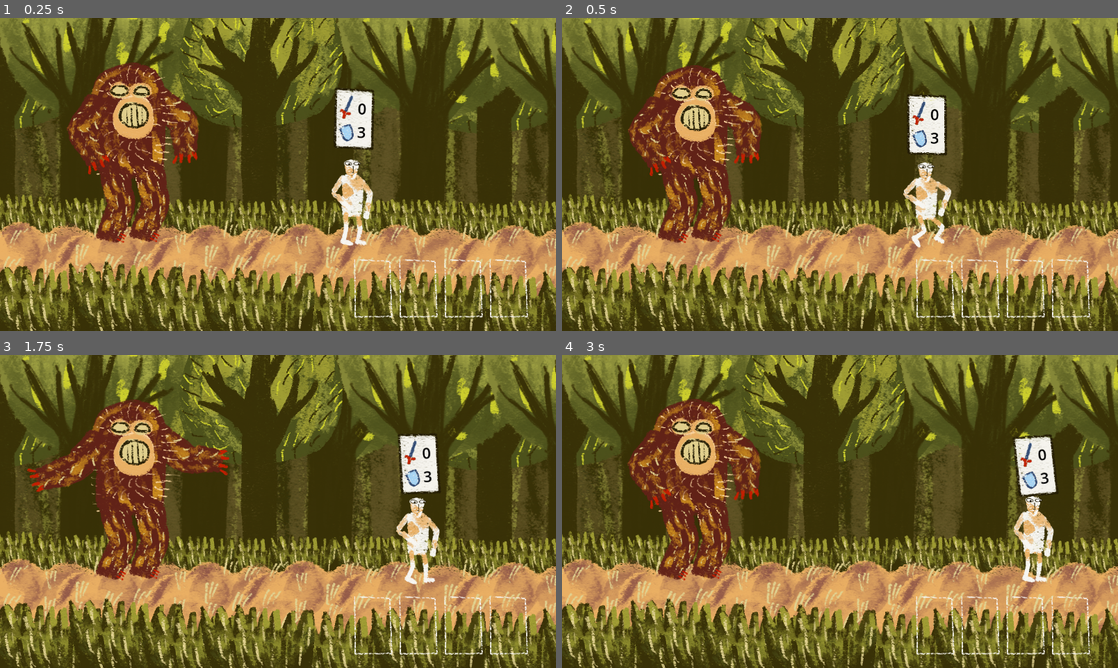
Above: before the commit, frames 1-4 (two rows, left to right).
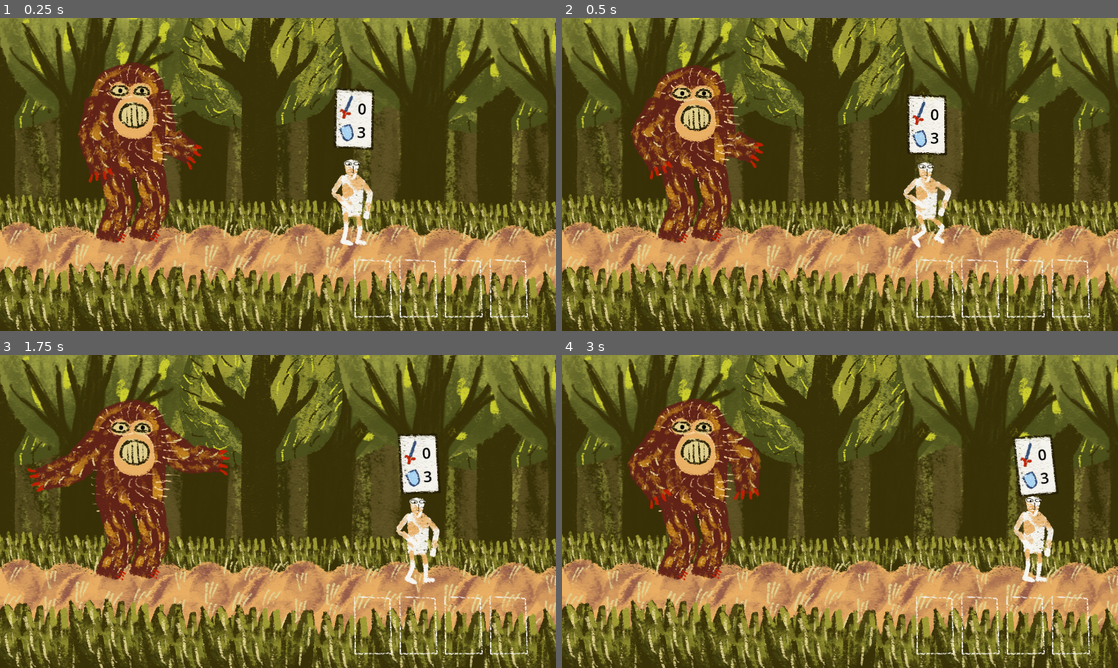
Above: after the commit, the same moments.

Repository: fguillen/The-Forest-Monster-and-the-Cards-Championship
Game: Godot game, scene res://testing/forest.tscn
The game is run twice, just before and just after one commit, with the same random seed, the same clock (stepped at 60 frames per second) and the same inputs.
Inputs (mouse positions are in pixels of both pictures, inside the frame that each line leads up to):
- Up to frame 1 (0.25 s): no input
- Up to frame 2 (0.5 s): no input
- Up to frame 3 (1.75 s): tap Enter (ui_accept) at 0.5, 0.77, 1.52 s; move the mouse to (400, 495) at 0.52 s; hold Right (ui_right) 0.53-1.28 s; click (400, 495) at 0.67 s; move the mouse to (166, 527) at 1.27 s; hold Down (ui_down) from 1.28 s (still down)
- Up to frame 4 (3 s): move the mouse to (895, 442) at 2.02 s; release Down (ui_down) at 2.03 s; hold Right (ui_right) 2.03-2.78 s; move the mouse to (812, 574) at 2.77 s; hold Up (ui_up) from 2.78 s (still down); click (812, 574) at 2.92 s

The runs differ from the first frame. In frame 1, 1.9% of the frame differs, in the area x 12-37%, y 22-53%; in frame 2, 1.6%; in frame 3, less than 0.1%; in frame 4, less than 0.1%.

Commit message:
Monster eyes

Diff:
--- /dev/null
+++ b/actors/MonsterEye.gd
@@ -0,0 +1,31 @@
+class_name MonsterEye
+extends Node2D
+
+@onready var paseants_sensor: Area2D = $PaseantsSensor
+@onready var pupil: Node2D = $Pupil
+@onready var eye_limit_left: Node2D = $EyeLimitLeft
+@onready var eye_limit_right: Node2D = $EyeLimitRight
+@onready var paseant_limit_left: Node2D = $PaseantLimitLeft
+@onready var paseant_limit_right: Node2D = $PaseantLimitRight
+
+
+var paseant_limit_length: float
+
+func _ready():
+	paseant_limit_length = paseant_limit_left.global_position.distance_to(paseant_limit_right.global_position)
+
+
+# Called every frame. 'delta' is the elapsed time since the previous frame.
+func _process(delta):
+	var paseants = paseants_sensor.get_overlapping_bodies() as Array[Node2D]
+	if not paseants.is_empty():
+		var closest_paseant = _closest_node(paseants)
+		var distance_to_paseant_limit_left = paseant_limit_left.global_position.distance_to(closest_paseant.global_position)
+		pupil.global_position = eye_limit_left.global_position.lerp(eye_limit_right.global_position, (distance_to_paseant_limit_left / paseant_limit_length))
+
+
+func _closest_node(nodes: Array[Node2D]) -> Node2D:
+	nodes.sort_custom(func(node):
+		return global_position.distance_squared_to(node.global_position)
+	)
+	return nodes[0]
--- /dev/null
+++ b/actors/monster_eye.tscn
@@ -0,0 +1,34 @@
+[gd_scene load_steps=4 format=3 uid="uid://ddy4qet74njq3"]
+
+[ext_resource type="Script" path="res://actors/MonsterEye.gd" id="1_kilnv"]
+[ext_resource type="Texture2D" uid="uid://dywfopuupnh7q" path="res://assets/monster_parts/monster_pupil.png" id="2_sn2pn"]
+
+[sub_resource type="RectangleShape2D" id="RectangleShape2D_dkufb"]
+size = Vector2(424, 20)
+
+[node name="MonsterEye" type="Node2D"]
+script = ExtResource("1_kilnv")
+
+[node name="Pupil" type="Sprite2D" parent="."]
+position = Vector2(0, -1)
+texture = ExtResource("2_sn2pn")
+
+[node name="EyeLimitLeft" type="Marker2D" parent="."]
+
+[node name="EyeLimitRight" type="Marker2D" parent="."]
+position = Vector2(15, 0)
+
+[node name="PaseantLimitLeft" type="Marker2D" parent="."]
+position = Vector2(-9, 214)
+
+[node name="PaseantLimitRight" type="Marker2D" parent="."]
+position = Vector2(412, 214)
+metadata/_edit_lock_ = true
+
+[node name="PaseantsSensor" type="Area2D" parent="."]
+collision_layer = 0
+collision_mask = 2
+
+[node name="CollisionShape2D" type="CollisionShape2D" parent="PaseantsSensor"]
+position = Vector2(202, 214)
+shape = SubResource("RectangleShape2D_dkufb")
--- a/actors/monster_riggid_3.tscn
+++ b/actors/monster_riggid_3.tscn
@@ -7,6 +7,7 @@
 [ext_resource type="Texture2D" uid="uid://b7g4n8e1fj266" path="res://assets/monster_parts/monster_arm_right.png" id="4_52kak"]
 [ext_resource type="Texture2D" uid="uid://c0c3o7mckqsey" path="res://assets/monster_parts/monster_leg_left.png" id="5_hkef2"]
 [ext_resource type="Texture2D" uid="uid://cn0q77jq5rsgv" path="res://assets/monster_parts/monster_leg_right.png" id="6_2hjfb"]
+[ext_resource type="PackedScene" uid="uid://ddy4qet74njq3" path="res://actors/monster_eye.tscn" id="8_3d5bx"]
 
 [sub_resource type="RectangleShape2D" id="RectangleShape2D_1rinp"]
 size = Vector2(147, 284)
@@ -531,12 +532,23 @@
 length = 40.0
 bone_angle = -88.058
 
+[node name="MonsterEyeRight" parent="Visuals/Polygons/Skeleton2D/Hip/Chest/Head" instance=ExtResource("8_3d5bx")]
+position = Vector2(-22, -13)
+
+[node name="MonsterEyeLeft" parent="Visuals/Polygons/Skeleton2D/Hip/Chest/Head" instance=ExtResource("8_3d5bx")]
+position = Vector2(28, -13)
+
+[node name="PaseantLimitLeft" parent="Visuals/Polygons/Skeleton2D/Hip/Chest/Head/MonsterEyeLeft" index="3"]
+position = Vector2(-60, 214)
+
+[node name="PaseantsSensor" parent="Visuals/Polygons/Skeleton2D/Hip/Chest/Head/MonsterEyeLeft" index="5"]
+position = Vector2(-51, 0)
+
 [node name="ArmRight" type="Bone2D" parent="Visuals/Polygons/Skeleton2D/Hip/Chest"]
 position = Vector2(-74, -86)
-rotation = 0.113623
+rotation = -1.40045
 scale = Vector2(0.999986, 0.999986)
 rest = Transform2D(0.993538, 0.113377, -0.113377, 0.993538, -74, -86)
-metadata/_local_pose_override_enabled_ = true
 
 [node name="ForeArmRight" type="Bone2D" parent="Visuals/Polygons/Skeleton2D/Hip/Chest/ArmRight"]
 position = Vector2(-83.0036, 3.00098)
@@ -545,17 +557,15 @@
 auto_calculate_length_and_angle = false
 length = 60.0
 bone_angle = -180.0
-metadata/_local_pose_override_enabled_ = true
 
 [node name="TipArmRight" type="Node2D" parent="Visuals/Polygons/Skeleton2D/Hip/Chest/ArmRight/ForeArmRight"]
 position = Vector2(-113, 7)
 
 [node name="ArmLeft" type="Bone2D" parent="Visuals/Polygons/Skeleton2D/Hip/Chest"]
 position = Vector2(60, -91)
-rotation = -0.023789
-scale = Vector2(0.99997, 0.99997)
+rotation = 1.19121
+scale = Vector2(0.999966, 0.999966)
 rest = Transform2D(0.999687, -0.023786, 0.023786, 0.999687, 60, -91)
-metadata/_local_pose_override_enabled_ = true
 
 [node name="ForeArmLeft" type="Bone2D" parent="Visuals/Polygons/Skeleton2D/Hip/Chest/ArmLeft"]
 position = Vector2(80.0023, -4.00093)
@@ -565,7 +575,6 @@
 auto_calculate_length_and_angle = false
 length = 60.0
 bone_angle = 0.0
-metadata/_local_pose_override_enabled_ = true
 
 [node name="TipArmLeft" type="Node2D" parent="Visuals/Polygons/Skeleton2D/Hip/Chest/ArmLeft/ForeArmLeft"]
 position = Vector2(68, 0)
@@ -574,7 +583,6 @@
 position = Vector2(-37, 17)
 rotation = 0.205798
 rest = Transform2D(0.978898, 0.204348, -0.204348, 0.978898, -37, 17)
-metadata/_local_pose_override_enabled_ = true
 
 [node name="CalfRight" type="Bone2D" parent="Visuals/Polygons/Skeleton2D/Hip/LegRight"]
 position = Vector2(13, 72.0002)
@@ -583,7 +591,6 @@
 auto_calculate_length_and_angle = false
 length = 60.0
 bone_angle = 100.0
-metadata/_local_pose_override_enabled_ = true
 
 [node name="TipLegRight" type="Node2D" parent="Visuals/Polygons/Skeleton2D/Hip/LegRight/CalfRight"]
 position = Vector2(-3, 59)
@@ -595,7 +602,6 @@
 rotation = 0.25632
 scale = Vector2(0.999999, 0.999999)
 rest = Transform2D(0.967329, 0.253522, -0.253522, 0.967329, 44, 13)
-metadata/_local_pose_override_enabled_ = true
 
 [node name="CalfLeft" type="Bone2D" parent="Visuals/Polygons/Skeleton2D/Hip/LegLeft"]
 position = Vector2(13.0001, 72.0002)
@@ -604,7 +610,6 @@
 auto_calculate_length_and_angle = false
 length = 60.0
 bone_angle = 100.0
-metadata/_local_pose_override_enabled_ = true
 
 [node name="TipLegLeft" type="Node2D" parent="Visuals/Polygons/Skeleton2D/Hip/LegLeft/CalfLeft"]
 position = Vector2(-6, 63)
@@ -626,3 +631,5 @@
 [connection signal="body_entered" from="ScareArea2D" to="." method="_on_scare_area_2d_body_entered"]
 [connection signal="body_entered" from="PickArea2D" to="." method="_on_pick_area_2d_body_entered"]
 [connection signal="animation_finished" from="AnimationPlayer" to="." method="_on_animation_player_animation_finished"]
+
+[editable path="Visuals/Polygons/Skeleton2D/Hip/Chest/Head/MonsterEyeLeft"]
Not shown: 1 places in actors/monster_riggid_3.tscn that only renumber resources
Not shown, added: assets/monster_parts/monster_eye.png.import
Binary file added: assets/monster_parts/monster_pupil.png
Not shown, added: assets/monster_parts/monster_pupil.png.import
